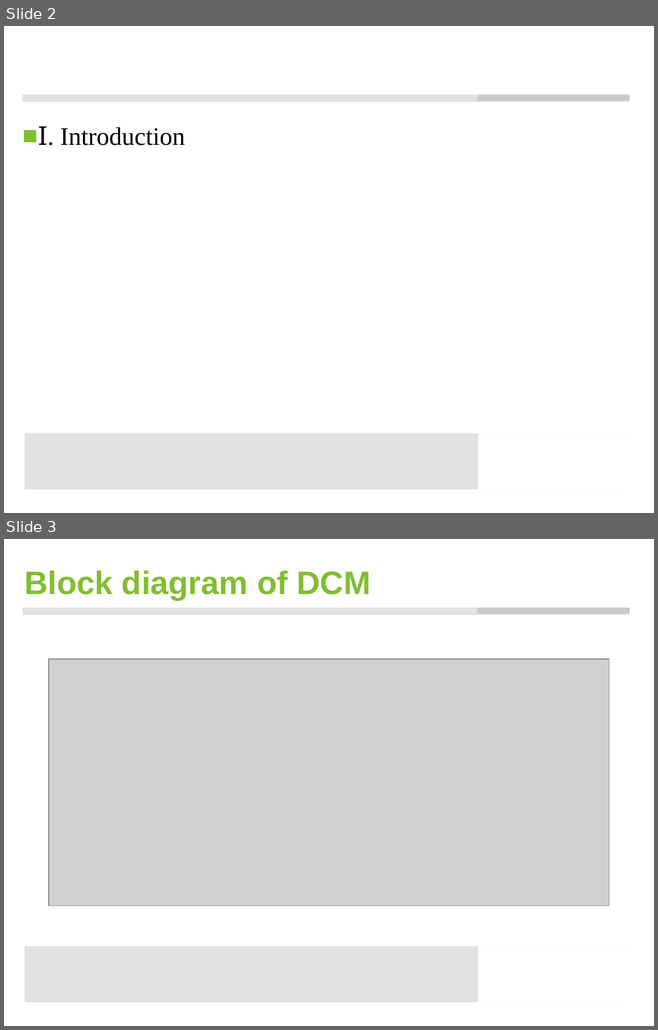
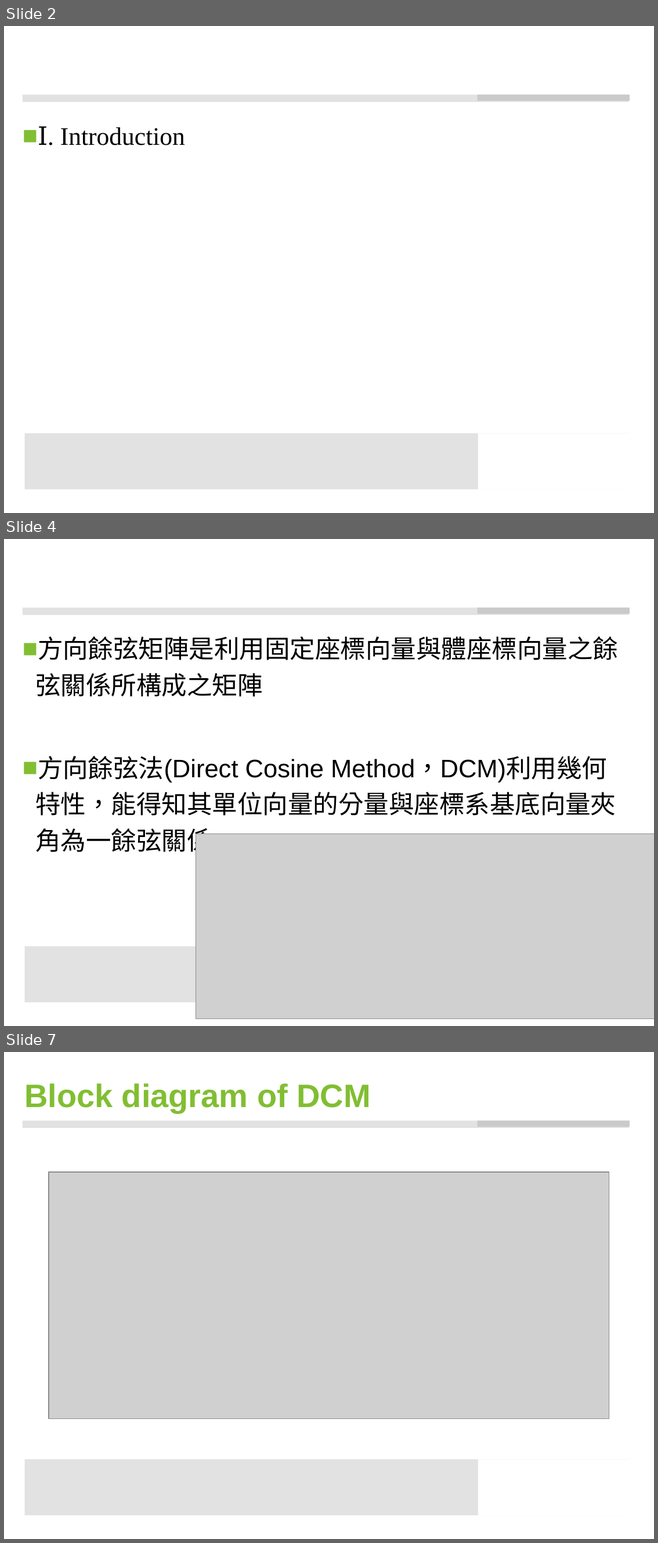
Before and after one commit to ccccjason/VR, a slide deck: data/my_dcm/DCM.pptx. Shown one above the other, each under a label of ours: slides 2 and 3 before the commit, slides 2, 4 and 7 after it; the slides between them are not shown. The pictures are 658x1030 and 658x1543 pixels, drawn with LibreOffice and Linux fonts; fonts in the diff are those of the drawing; grey boxes stand for pictures; background and template pictures are left out. Boxes give left, top, right and bottom in pixels: in the first picture for what was removed or moved away, otherwise in the second. Text is boxed around its words. In the diff, an @@ line names an element or a change of style, - is before the commit and + after.

```diff
--- a/data/my_dcm/DCM.pptx
+++ b/data/my_dcm/DCM.pptx
@@ slide 4 added at <box>4,539,654,1026</box>, background #FFFFFF; not listed: 3 template elements that a slide beside it also shows @@
@@ text added at <box>35,636,618,856</box>, 28 pt, text #000000 @@
+■ 方向餘弦矩陣是利用固定座標向量與體座標向量之餘弦關係所構成之矩陣
+■ 方向餘弦法(Direct Cosine Method，DCM)利用幾何特性，能得知其單位向量的分量與座標系基底向量夾角為一餘弦關係
@@ picture added at <box>195,834,654,1019</box> @@
@@ what was slide 3 is now slide 7 @@
```
Also in this commit, not shown: 4 other slides added, 1 other file.
